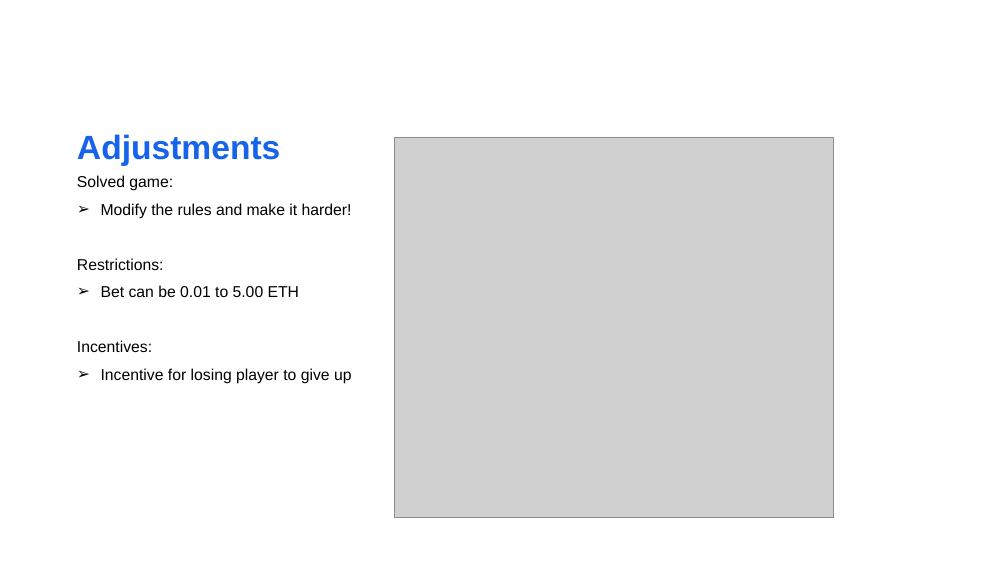
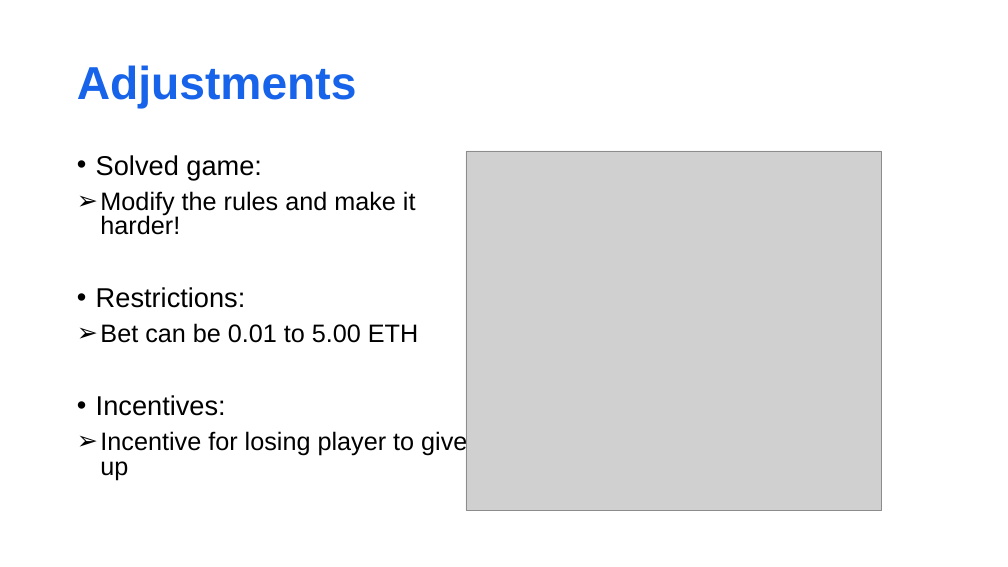
Before and after one commit to matnad/vierGewinntSC, a slide deck: slide 4 of presentation/nice fonts_migo.pptx. Drawn at 1008x567 pixels with LibreOffice and Linux fonts; fonts in the diff are those of the drawing; grey boxes stand for pictures; background and template pictures are left out. Boxes give left, top, right and bottom in pixels: in the first picture for what was removed or moved away, otherwise in the second. Text is boxed around its words. In the diff, an @@ line names an element or a change of style, - is before the commit and + after.

```diff
--- a/presentation/nice fonts_migo.pptx
+++ b/presentation/nice fonts_migo.pptx
@@ title "Adjustments": place and size @@
-title "Adjustments" at (77,134,280,166)
+title "Adjustments" at (77,65,357,109)
@@ title "Adjustments" at (77,65,357,109): size 32 to 44 pt; vertical alignment bottom to middle @@
@@ text "Solved game:": place and size @@
-text "Solved game:" at (77,175,352,384)
+text "Solved game:" at (96,155,467,480)
@@ text "Solved game:" at (96,155,467,480): size 15 to 25.9 pt in "Solved game:", "Restrictions:", "Incentives:"; size 15 to 24.1 pt in "Modify the rules and make it harder!", "Bet can be 0.01 to 5.00 ETH", "Incentive for losing player to give up"; bullet none to •; line spacing 0.9 to 0.8 @@
@@ picture: place and size @@
-picture at (395,138,834,518)
+picture at (466,151,882,511)
```
Also in this commit, not shown: 6 other slides changed.
